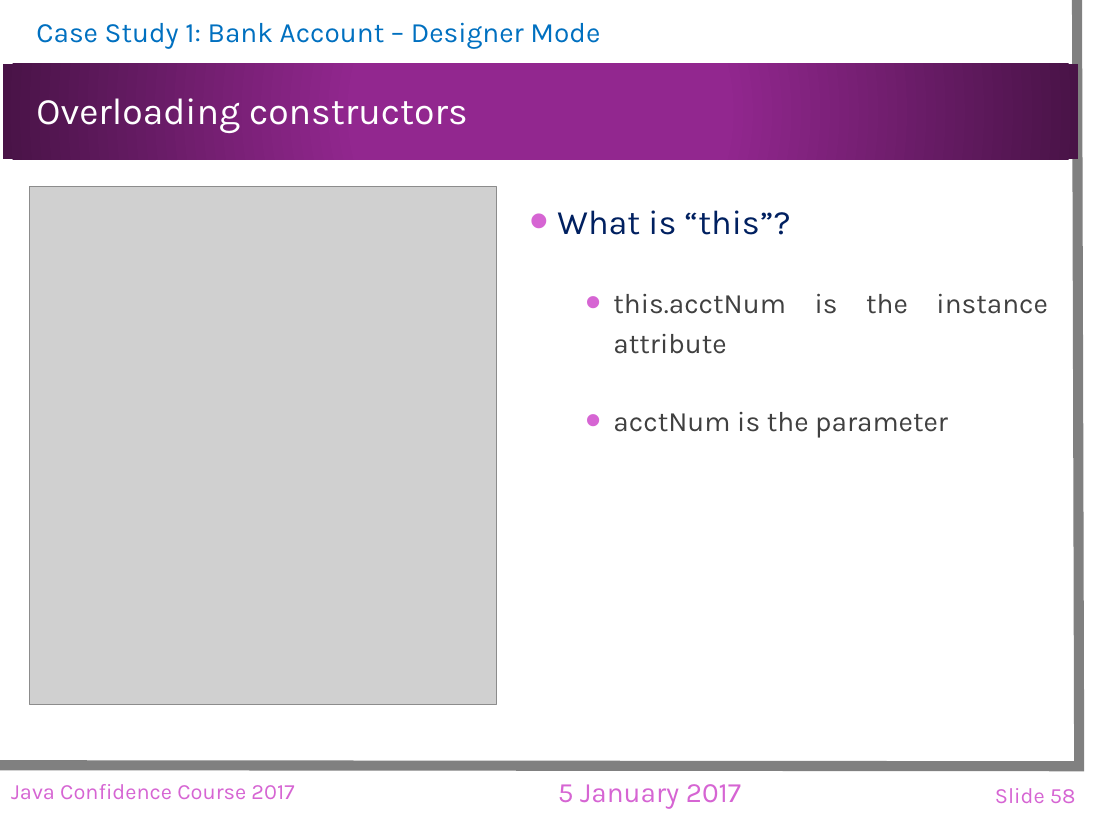
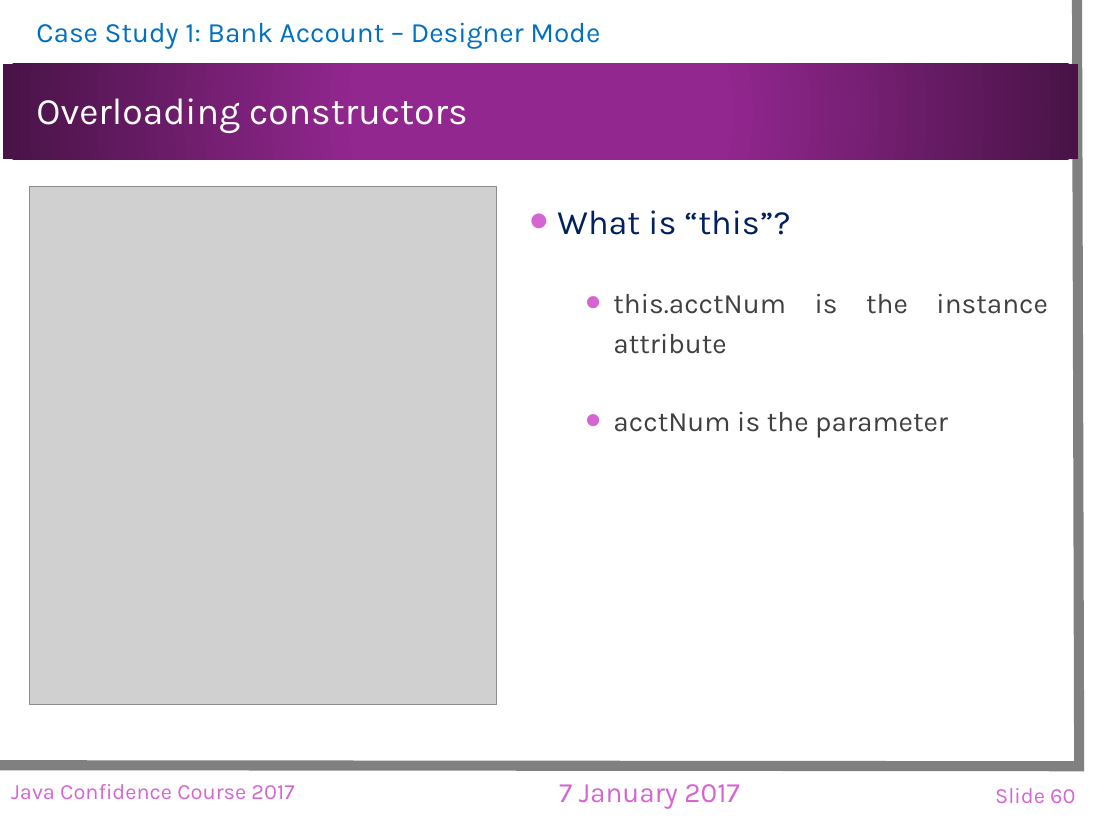
Before and after one commit to landuomu/JCC2017, a slide deck: slide 60 of Slides/JCC2017.pptx (slide 58 before the commit). Drawn at 1120x840 pixels with LibreOffice and Linux fonts; fonts in the diff are those of the drawing; grey boxes stand for pictures; background and template pictures are left out. Boxes give left, top, right and bottom in pixels: in the first picture for what was removed or moved away, otherwise in the second. Text is boxed around its words. In the diff, an @@ line names an element or a change of style, - is before the commit and + after.

```diff
--- a/Slides/JCC2017.pptx
+++ b/Slides/JCC2017.pptx
@@ text at <box>559,784,739,808</box>: text changed @@
-5 January 2017
+7 January 2017
@@ page number at <box>995,788,1075,803</box>: text changed @@
-Slide 58
+Slide 60
```
Also in this commit, not shown: 78 other slides changed, 3 slides added.
